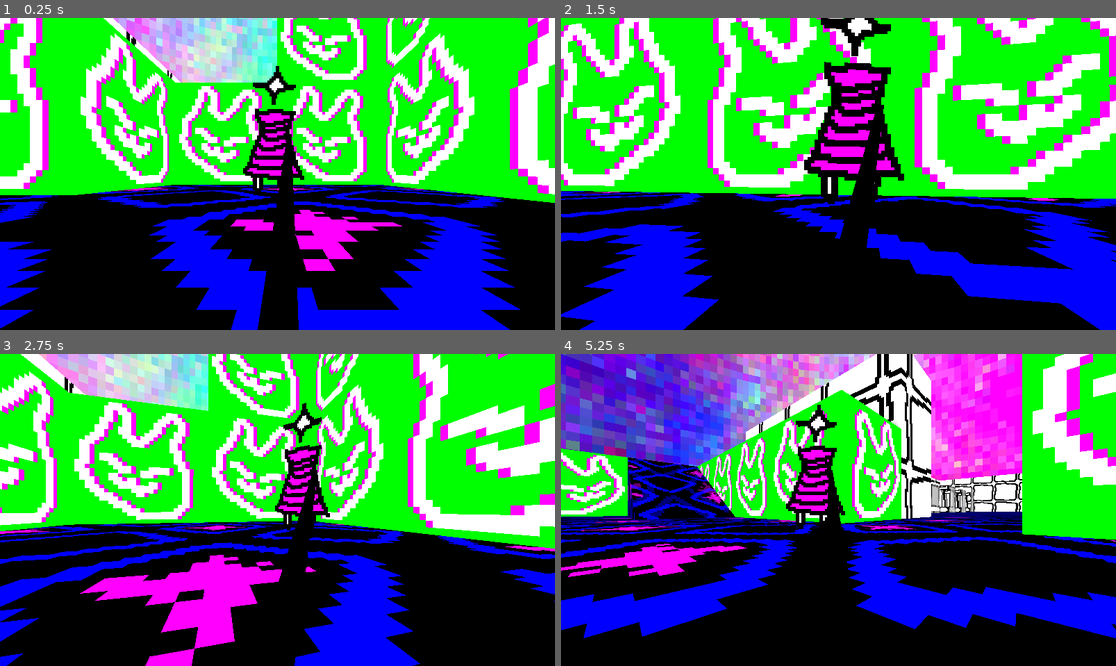
Above: before the commit, frames 1-4 (two rows, left to right).
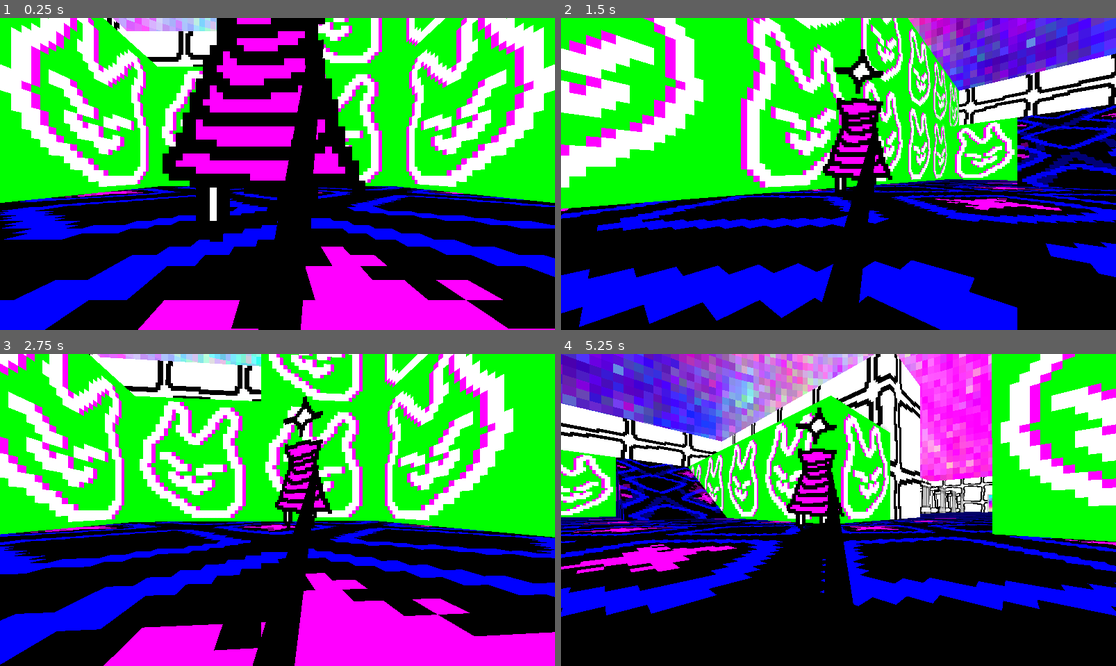
Above: after the commit, the same moments.

Repository: crittergirl/puppydream
Game: Godot game, scene res://main.tscn
Same seed, same stepped clock (60 frames per second), same inputs: the game is played once before the commit and once after it.
Inputs:
- Up to frame 1 (0.25 s): no input
- Up to frame 2 (1.5 s): hold D (move_right) 0.53-1.28 s; hold S (move_back) from 1.28 s (still down)
- Up to frame 3 (2.75 s): release S (move_back) at 2.03 s; hold D (move_right) from 2.03 s (still down)
- Up to frame 4 (5.25 s): release D (move_right) at 2.78 s; hold W (move_forward) 2.78-3.53 s; hold A (move_left) 3.53-5.03 s; hold S (move_back) from 5.03 s (still down)

The runs differ from the first frame. In frame 1, 58% of the frame differs, in the area x 0-100%, y 0-100%; in frame 2, 58%; in frame 3, 55%; in frame 4, 49%.

Commit message:
move owner and player to their own scene

Diff:
--- /dev/null
+++ b/components/player.tscn
@@ -0,0 +1,141 @@
+[gd_scene format=3 uid="uid://dkrsk10uxomya"]
+
+[ext_resource type="Script" uid="uid://badgcr1o0vnlg" path="res://owner.gd" id="1_kuobi"]
+[ext_resource type="Texture2D" uid="uid://c5qrc742g6oq6" path="res://characters/owner.png" id="2_0lm1f"]
+[ext_resource type="PackedScene" uid="uid://neit7nn2ikcu" path="res://components/charactermovement.tscn" id="3_couud"]
+[ext_resource type="Script" uid="uid://b5dnyn2kkblst" path="res://leash.gd" id="4_pir3r"]
+[ext_resource type="Script" uid="uid://r0i6fqltlj77" path="res://puppy.gd" id="5_mm1xv"]
+[ext_resource type="Material" uid="uid://c6u6itekifovn" path="res://materials/aether.tres" id="6_qe8hj"]
+
+[sub_resource type="CapsuleShape3D" id="CapsuleShape3D_h2yge"]
+radius = 0.1
+height = 0.6
+
+[sub_resource type="StandardMaterial3D" id="StandardMaterial3D_272bh"]
+shading_mode = 0
+albedo_color = Color(0, 1, 1, 1)
+
+[sub_resource type="Curve3D" id="Curve3D_efxa6"]
+_data = {
+"points": PackedVector3Array(0, 0, 0, 0, 0, 0, 0.119275875, 0.39608634, 0.048959374, 0, 0, 0, 0, 0, 0, -0.02809453, 0.15005922, 0.4659518),
+"tilts": PackedFloat32Array(0, 0)
+}
+point_count = 2
+
+[sub_resource type="StandardMaterial3D" id="StandardMaterial3D_dg77c"]
+shading_mode = 0
+albedo_color = Color(0, 0, 0, 1)
+
+[sub_resource type="SphereMesh" id="SphereMesh_h2yge"]
+radius = 0.1
+height = 0.2
+
+[sub_resource type="SphereShape3D" id="SphereShape3D_h2yge"]
+radius = 0.1
+
+[node name="player" type="Marker3D" unique_id=1119564877]
+
+[node name="owner" type="CharacterBody3D" parent="." unique_id=1577404562]
+unique_name_in_owner = true
+transform = Transform3D(1, 0, 0, 0, 1, 0, 0, 0, 1, 0, 0, -0.099999905)
+script = ExtResource("1_kuobi")
+
+[node name="sprite" type="Sprite3D" parent="owner" unique_id=1203974767]
+unique_name_in_owner = true
+transform = Transform3D(1, 0, 0, 0, 1, 0, 0, 0, 1, 0, 0.325, 0)
+alpha_cut = 1
+texture_filter = 4
+texture = ExtResource("2_0lm1f")
+
+[node name="leashpointa" type="Marker3D" parent="owner/sprite" unique_id=2112293454]
+unique_name_in_owner = true
+transform = Transform3D(1, 0, 0, 0, 1, 0, 0, 0, 1, 0.058351286, -0.024999976, 0)
+gizmo_extents = 0.02
+
+[node name="CollisionShape3D" type="CollisionShape3D" parent="owner" unique_id=1835559459]
+transform = Transform3D(1, 0, 0, 0, 1, 0, 0, 0, 1, 0, 0.3, 0)
+shape = SubResource("CapsuleShape3D_h2yge")
+
+[node name="target" type="Marker3D" parent="owner" unique_id=1647435119]
+unique_name_in_owner = true
+transform = Transform3D(1, 0, 0, 0, 1, 0, 0, 0, 1, 0, 0.3, 0)
+gizmo_extents = 0.02
+
+[node name="charactermovement" parent="owner" unique_id=16695786 instance=ExtResource("3_couud")]
+speed = 2.0
+deceleration = 30.0
+
+[node name="breadcrumb1" type="Marker3D" parent="owner" unique_id=1998847424]
+unique_name_in_owner = true
+transform = Transform3D(1, 0, 0, 0, 1, 0, 0, 0, 1, 0, 0, 1)
+top_level = true
+gizmo_extents = 0.02
+
+[node name="CSGBox3D" type="CSGBox3D" parent="owner/breadcrumb1" unique_id=790965866]
+visible = false
+size = Vector3(0.1, 0.1, 0.1)
+material = SubResource("StandardMaterial3D_272bh")
+
+[node name="breadcrumb2" type="Marker3D" parent="owner" unique_id=1118434890]
+unique_name_in_owner = true
+transform = Transform3D(1, 0, 0, 0, 1, 0, 0, 0, 1, 0, 0, 1)
+top_level = true
+gizmo_extents = 0.02
+
+[node name="CSGBox3D" type="CSGBox3D" parent="owner/breadcrumb2" unique_id=471643602]
+visible = false
+size = Vector3(0.1, 0.1, 0.1)
+material = SubResource("StandardMaterial3D_272bh")
+
+[node name="breadcrumbtimer" type="Timer" parent="owner" unique_id=1947122224]
+process_callback = 0
+autostart = true
+
+[node name="leash" type="Path3D" parent="owner" unique_id=446030249]
+curve = SubResource("Curve3D_efxa6")
+script = ExtResource("4_pir3r")
+
+[node name="CSGPolygon3D" type="CSGPolygon3D" parent="owner/leash" unique_id=1842983319]
+polygon = PackedVector2Array(-0.01, -0.001, -0.01, 0.001, 0.01, 0.001, 0.01, -0.001)
+mode = 2
+path_node = NodePath("..")
+path_interval_type = 0
+path_interval = 0.1
+path_simplify_angle = 0.0
+path_rotation = 2
+path_rotation_accurate = false
+path_local = true
+path_continuous_u = true
+path_u_distance = 1.0
+path_joined = false
+material = SubResource("StandardMaterial3D_dg77c")
+
+[node name="puppy" type="CharacterBody3D" parent="." unique_id=891337018]
+unique_name_in_owner = true
+transform = Transform3D(1, 0, 0, 0, 1, 0, 0, 0, 1, 0, 0, 0.20000005)
+script = ExtResource("5_mm1xv")
+
+[node name="MeshInstance3D" type="MeshInstance3D" parent="puppy" unique_id=400119865]
+transform = Transform3D(1, 0, 0, 0, 1, 0, 0, 0, 1, 0, 0.1, 0)
+material_override = ExtResource("6_qe8hj")
+mesh = SubResource("SphereMesh_h2yge")
+
+[node name="CollisionShape3D" type="CollisionShape3D" parent="puppy" unique_id=926531432]
+transform = Transform3D(1, 0, 0, 0, 1, 0, 0, 0, 1, 0, 0.1, 0)
+shape = SubResource("SphereShape3D_h2yge")
+
+[node name="camera" type="Camera3D" parent="puppy" unique_id=660675987]
+unique_name_in_owner = true
+transform = Transform3D(1, 0, 0, 0, 1, 0, 0, 0, 1, 0, 0.1, 0)
+current = true
+
+[node name="leashpointb" type="Marker3D" parent="puppy/camera" unique_id=1372748913]
+unique_name_in_owner = true
+transform = Transform3D(1, 0, 0, 0, 1, 0, 0, 0, 1, 0, -0.07794137, -0.09420788)
+gizmo_extents = 0.02
+
+[node name="charactermovement" parent="puppy" unique_id=1586770131 instance=ExtResource("3_couud")]
+speed = 1.5
+acceleration = 40.0
+
+[connection signal="timeout" from="owner/breadcrumbtimer" to="owner" method="_on_breadcrumbtimer_timeout"]
--- a/main.tscn
+++ b/main.tscn
@@ -5,13 +5,9 @@
 [ext_resource type="Material" uid="uid://b6e1easrd5heq" path="res://materials/neuro.tres" id="3_5vw27"]
 [ext_resource type="Material" uid="uid://cb3hecb54t7xi" path="res://materials/glorp.tres" id="3_h2yge"]
 [ext_resource type="Material" uid="uid://c6u6itekifovn" path="res://materials/aether.tres" id="4_1bvp3"]
-[ext_resource type="Script" uid="uid://badgcr1o0vnlg" path="res://owner.gd" id="4_7mycd"]
 [ext_resource type="Texture2D" uid="uid://cugdjaql3govb" path="res://materials/window.png" id="4_vivmo"]
-[ext_resource type="Script" uid="uid://r0i6fqltlj77" path="res://puppy.gd" id="5_lquwl"]
 [ext_resource type="Material" uid="uid://c1udrnounkfqe" path="res://materials/chainlink.tres" id="5_vivmo"]
-[ext_resource type="PackedScene" uid="uid://neit7nn2ikcu" path="res://components/charactermovement.tscn" id="6_272bh"]
-[ext_resource type="Texture2D" uid="uid://c5qrc742g6oq6" path="res://characters/owner.png" id="7_4c57u"]
-[ext_resource type="Script" uid="uid://b5dnyn2kkblst" path="res://leash.gd" id="8_dg77c"]
+[ext_resource type="PackedScene" uid="uid://dkrsk10uxomya" path="res://components/player.tscn" id="8_dg77c"]
 [ext_resource type="Texture2D" uid="uid://fu2crjm45mtx" path="res://characters/gloob.png" id="9_kek77"]
 [ext_resource type="Texture2D" uid="uid://bx4xbe6o3mi0w" path="res://characters/look.png" id="11_efxa6"]
 [ext_resource type="PackedScene" uid="uid://b255svgyx8j5x" path="res://components/dialogue.tscn" id="14_w48qg"]
@@ -38,32 +34,6 @@
 albedo_texture = ExtResource("4_vivmo")
 texture_filter = 4
 
-[sub_resource type="CapsuleShape3D" id="CapsuleShape3D_h2yge"]
-radius = 0.1
-height = 0.6
-
-[sub_resource type="StandardMaterial3D" id="StandardMaterial3D_272bh"]
-shading_mode = 0
-albedo_color = Color(0, 1, 1, 1)
-
-[sub_resource type="Curve3D" id="Curve3D_efxa6"]
-_data = {
-"points": PackedVector3Array(0, 0, 0, 0, 0, 0, 0.119275875, 0.39608634, 0.048959374, 0, 0, 0, 0, 0, 0, -0.02809453, 0.15005922, 0.4659518),
-"tilts": PackedFloat32Array(0, 0)
-}
-point_count = 2
-
-[sub_resource type="StandardMaterial3D" id="StandardMaterial3D_dg77c"]
-shading_mode = 0
-albedo_color = Color(0, 0, 0, 1)
-
-[sub_resource type="SphereMesh" id="SphereMesh_h2yge"]
-radius = 0.1
-height = 0.2
-
-[sub_resource type="SphereShape3D" id="SphereShape3D_h2yge"]
-radius = 0.1
-
 [node name="main" type="Node" unique_id=1878842337]
 
 [node name="dream" type="Node3D" parent="." unique_id=1809232374]
@@ -157,22 +127,52 @@
 size = Vector3(6, 1, 1)
 
 [node name="wall20" type="CSGBox3D" parent="dream" unique_id=1889977552]
-transform = Transform3D(1, 0, 0, 0, 1, 0, 0, 0, 1, -14.5, 1, 1.5)
-material_override = ExtResource("5_vivmo")
-use_collision = true
-size = Vector3(1, 2, 9)
+transform = Transform3D(1, 0, 0, 0, 1, 0, 0, 0, 1, -14.5, 1, 4)
+material_override = ExtResource("5_vivmo")
+use_collision = true
+size = Vector3(1, 2, 4)
+
+[node name="wall31" type="CSGBox3D" parent="dream" unique_id=1087190627]
+transform = Transform3D(1, 0, 0, 0, 1, 0, 0, 0, 1, -14.5, 1, -1.5)
+material_override = ExtResource("5_vivmo")
+use_collision = true
+size = Vector3(1, 2, 3)
+
+[node name="wall33" type="CSGBox3D" parent="dream" unique_id=777164043]
+transform = Transform3D(1, 0, 0, 0, 1, 0, 0, 0, 1, -14.95, 0.5, 1)
+material_override = ExtResource("4_1bvp3")
+use_collision = true
+size = Vector3(0.1, 1, 2)
+
+[node name="wall32" type="CSGBox3D" parent="dream" unique_id=2025721465]
+transform = Transform3D(1, 0, 0, 0, 1, 0, 0, 0, 1, -14.5, 1.5, 1)
+material_override = ExtResource("5_vivmo")
+use_collision = true
+size = Vector3(1, 1, 2)
 
 [node name="wall21" type="CSGBox3D" parent="dream" unique_id=1538388685]
-transform = Transform3D(1, 0, 0, 0, 1, 0, 0, 0, 1, -2.5, 1, 4)
-material_override = ExtResource("5_vivmo")
-use_collision = true
-size = Vector3(1, 2, 4)
+transform = Transform3D(1, 0, 0, 0, 1, 0, 0, 0, 1, -2.5, 1, 4.5)
+material_override = ExtResource("5_vivmo")
+use_collision = true
+size = Vector3(1, 2, 5)
+
+[node name="wall34" type="CSGBox3D" parent="dream" unique_id=318825621]
+transform = Transform3D(1, 0, 0, 0, 1, 0, 0, 0, 1, -0.5, 1, 7.5)
+material_override = ExtResource("5_vivmo")
+use_collision = true
+size = Vector3(5, 2, 1)
 
 [node name="wall22" type="CSGBox3D" parent="dream" unique_id=214956376]
 transform = Transform3D(1, 0, 0, 0, 1, 0, 0, 0, 1, -2.5, 1, -1)
 material_override = ExtResource("5_vivmo")
 use_collision = true
 size = Vector3(1, 2, 4)
+
+[node name="wall35" type="CSGBox3D" parent="dream" unique_id=1033589700]
+transform = Transform3D(1, 0, 0, 0, 1, 0, 0, 0, 1, -0.5, 1, -1.5)
+material_override = ExtResource("5_vivmo")
+use_collision = true
+size = Vector3(3, 2, 1)
 
 [node name="wall11" type="CSGBox3D" parent="dream" unique_id=381777889]
 transform = Transform3D(1, 0, 0, 0, 1, 0, 0, 0, 1, -6.5, 0.5, 3.5)
@@ -245,10 +245,10 @@
 size = Vector3(2, 0.1, 6)
 
 [node name="floor3" type="CSGBox3D" parent="dream" unique_id=2114369875]
-transform = Transform3D(1, 0, 0, 0, 1, 0, 0, 0, 1, -8.5, -0.050000012, 1.5)
+transform = Transform3D(1, 0, 0, 0, 1, 0, 0, 0, 1, -9, -0.050000012, 1.5)
 material_override = ExtResource("2_1bvp3")
 use_collision = true
-size = Vector3(11, 0.1, 9)
+size = Vector3(12, 0.1, 9)
 
 [node name="floor2" type="CSGBox3D" parent="dream" unique_id=1325163792]
 transform = Transform3D(1, 0, 0, 0, 1, 0, 0, 0, 1, -2, -0.050000012, 1.5)
@@ -265,103 +265,8 @@
 [node name="debugcamera" type="Camera3D" parent="dream" unique_id=306844708]
 transform = Transform3D(1, 0, 0, 0, 0.25881907, 0.9659258, 0, -0.9659258, 0.25881907, 0, 3.1, 4)
 
-[node name="owner" type="CharacterBody3D" parent="dream" unique_id=1522787119]
-unique_name_in_owner = true
-transform = Transform3D(1, 0, 0, 0, 1, 0, 0, 0, 1, 0, 0, 1)
-script = ExtResource("4_7mycd")
-
-[node name="sprite" type="Sprite3D" parent="dream/owner" unique_id=1967777818]
-unique_name_in_owner = true
-transform = Transform3D(1, 0, 0, 0, 1, 0, 0, 0, 1, 0, 0.325, 0)
-alpha_cut = 1
-texture_filter = 4
-texture = ExtResource("7_4c57u")
-
-[node name="leashpointa" type="Marker3D" parent="dream/owner/sprite" unique_id=364079451]
-unique_name_in_owner = true
-transform = Transform3D(1, 0, 0, 0, 1, 0, 0, 0, 1, 0.058351286, -0.024999976, 0)
-
-[node name="CollisionShape3D" type="CollisionShape3D" parent="dream/owner" unique_id=1397733458]
-transform = Transform3D(1, 0, 0, 0, 1, 0, 0, 0, 1, 0, 0.3, 0)
-shape = SubResource("CapsuleShape3D_h2yge")
-
-[node name="target" type="Marker3D" parent="dream/owner" unique_id=1259407569]
-unique_name_in_owner = true
-transform = Transform3D(1, 0, 0, 0, 1, 0, 0, 0, 1, 0, 0.3, 0)
-
-[node name="charactermovement" parent="dream/owner" unique_id=16695786 instance=ExtResource("6_272bh")]
-speed = 2.0
-deceleration = 30.0
-
-[node name="breadcrumb1" type="Marker3D" parent="dream/owner" unique_id=1647933415]
-unique_name_in_owner = true
-transform = Transform3D(1, 0, 0, 0, 1, 0, 0, 0, 1, 0, 0, 1)
-top_level = true
-
-[node name="CSGBox3D" type="CSGBox3D" parent="dream/owner/breadcrumb1" unique_id=1134451616]
-visible = false
-size = Vector3(0.1, 0.1, 0.1)
-material = SubResource("StandardMaterial3D_272bh")
-
-[node name="breadcrumb2" type="Marker3D" parent="dream/owner" unique_id=317614440]
-unique_name_in_owner = true
-transform = Transform3D(1, 0, 0, 0, 1, 0, 0, 0, 1, 0, 0, 1)
-top_level = true
-
-[node name="CSGBox3D" type="CSGBox3D" parent="dream/owner/breadcrumb2" unique_id=94529613]
-visible = false
-size = Vector3(0.1, 0.1, 0.1)
-material = SubResource("StandardMaterial3D_272bh")
-
-[node name="breadcrumbtimer" type="Timer" parent="dream/owner" unique_id=1818389945]
-process_callback = 0
-autostart = true
-
-[node name="leash" type="Path3D" parent="dream/owner" unique_id=773073129]
-curve = SubResource("Curve3D_efxa6")
-script = ExtResource("8_dg77c")
-
-[node name="CSGPolygon3D" type="CSGPolygon3D" parent="dream/owner/leash" unique_id=1139615896]
-polygon = PackedVector2Array(-0.01, -0.001, -0.01, 0.001, 0.01, 0.001, 0.01, -0.001)
-mode = 2
-path_node = NodePath("..")
-path_interval_type = 0
-path_interval = 0.1
-path_simplify_angle = 0.0
-path_rotation = 2
-path_rotation_accurate = false
-path_local = true
-path_continuous_u = true
-path_u_distance = 1.0
-path_joined = false
-material = SubResource("StandardMaterial3D_dg77c")
-
-[node name="puppy" type="CharacterBody3D" parent="dream" unique_id=1340431286]
-unique_name_in_owner = true
-transform = Transform3D(1, 0, 0, 0, 1, 0, 0, 0, 1, 0, 0, 2)
-script = ExtResource("5_lquwl")
-
-[node name="MeshInstance3D" type="MeshInstance3D" parent="dream/puppy" unique_id=1711214915]
-transform = Transform3D(1, 0, 0, 0, 1, 0, 0, 0, 1, 0, 0.1, 0)
-material_override = ExtResource("4_1bvp3")
-mesh = SubResource("SphereMesh_h2yge")
-
-[node name="CollisionShape3D" type="CollisionShape3D" parent="dream/puppy" unique_id=1545046984]
-transform = Transform3D(1, 0, 0, 0, 1, 0, 0, 0, 1, 0, 0.1, 0)
-shape = SubResource("SphereShape3D_h2yge")
-
-[node name="camera" type="Camera3D" parent="dream/puppy" unique_id=491676669]
-unique_name_in_owner = true
-transform = Transform3D(1, 0, 0, 0, 1, 0, 0, 0, 1, 0, 0.1, 0)
-current = true
-
-[node name="leashpointb" type="Marker3D" parent="dream/puppy/camera" unique_id=1813701154]
-unique_name_in_owner = true
-transform = Transform3D(1, 0, 0, 0, 1, 0, 0, 0, 1, 0, -0.07794137, -0.09420788)
-
-[node name="charactermovement" parent="dream/puppy" unique_id=996912800 instance=ExtResource("6_272bh")]
-speed = 1.5
-acceleration = 40.0
+[node name="player" parent="dream" unique_id=1119564877 instance=ExtResource("8_dg77c")]
+transform = Transform3D(1, 0, 0, 0, 1, 0, 0, 0, 1, 0, 0, 1.5)
 
 [node name="goob" type="Sprite3D" parent="dream" unique_id=2122799350]
 transform = Transform3D(1, 0, 0, 0, 1, 0, 0, 0, 1, -7.3, 0.3, -0.3)
@@ -372,11 +277,10 @@
 
 [node name="dialogue" parent="dream/goob" unique_id=1693157045 instance=ExtResource("14_w48qg")]
 transform = Transform3D(1, 0, 0, 0, 1, 0, 0, 0, 1, 0, 0.40000004, 0)
-text = "quit starin'"
+text = "don't like how that guy's eyein' me"
 lines = "don't like how that guy's eyein' me
 absolute eyesore aren't ya
 quit starin'"
-idx = 2
 
 [node name="look" type="Sprite3D" parent="dream" unique_id=712641277]
 transform = Transform3D(1, 0, 0, 0, 1, 0, 0, 0, 1, -5.4, 0.3, 3.3000002)
@@ -387,17 +291,15 @@
 
 [node name="dialogue" parent="dream/look" unique_id=559593343 instance=ExtResource("14_w48qg")]
 transform = Transform3D(1, 0, 0, 0, 1, 0, 0, 0, 1, 0, 0.40000004, 0)
-text = "...?"
+text = "...."
 lines = "..
 ...
 ....
 ...?"
-idx = 3
+idx = 2
 
 [node name="AudioStreamPlayer3D" type="AudioStreamPlayer3D" parent="dream" unique_id=439626442]
 transform = Transform3D(1, 0, 0, 0, 1, 0, 0, 0, 1, -8, 2, 1.5)
 stream = ExtResource("16_2cqfq")
 autoplay = true
 max_distance = 8.0
-
-[connection signal="timeout" from="dream/owner/breadcrumbtimer" to="dream/owner" method="_on_breadcrumbtimer_timeout"]
